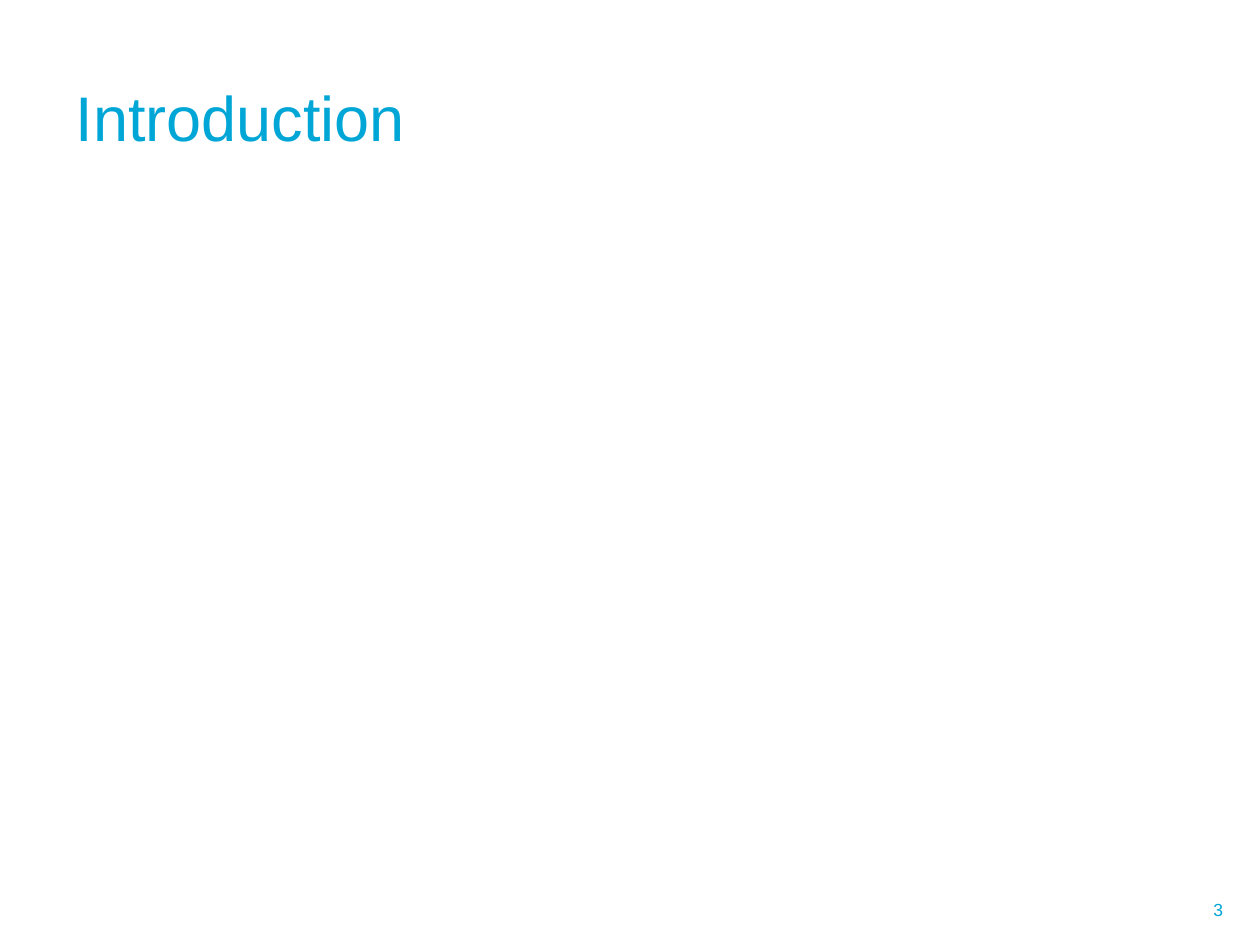
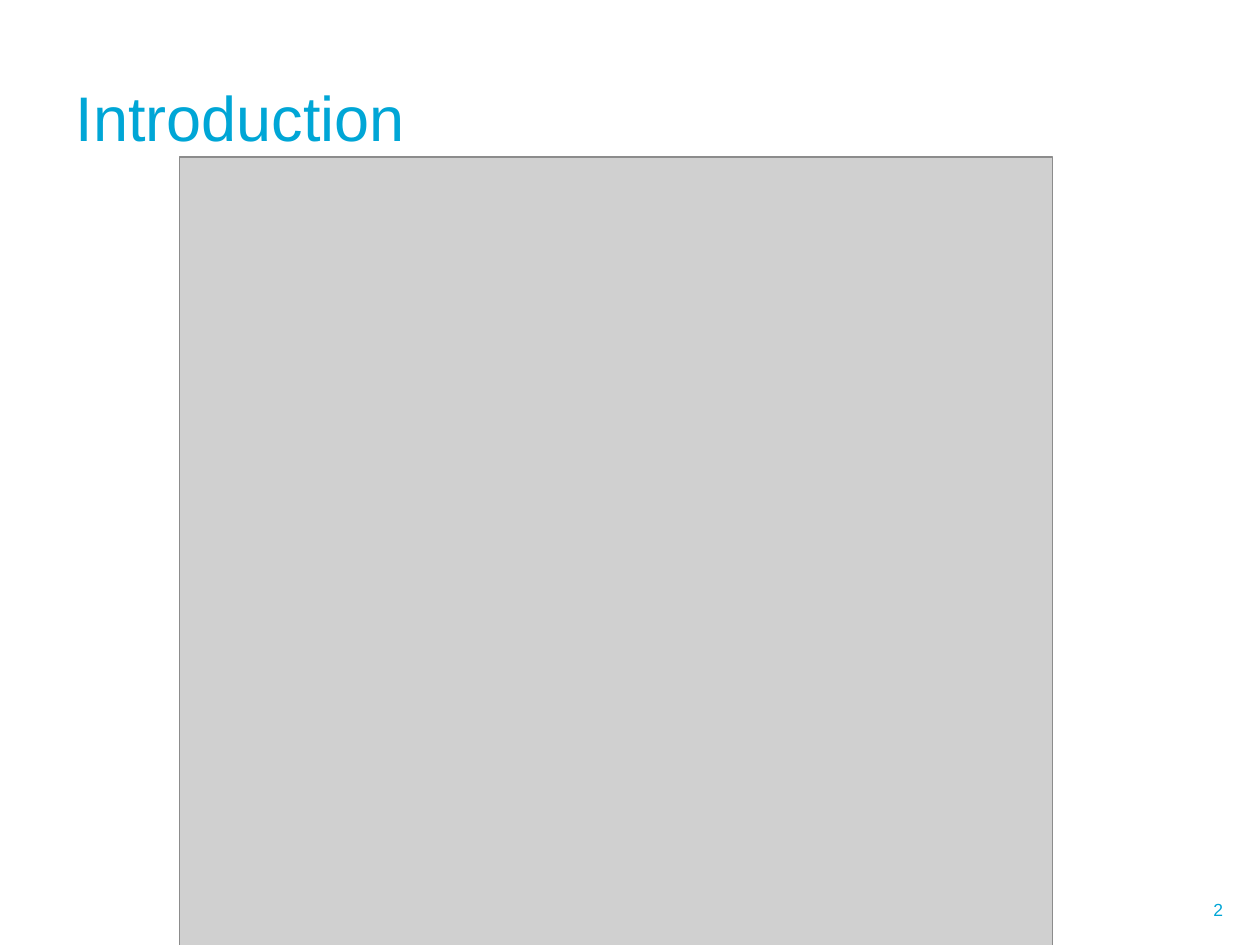
Before and after one commit to wesleyvanderlee/Thesis, a slide deck: slide 2 of Literature/Presentations/Paper presentatie 4 mei.pptx (slide 3 before the commit). Drawn at 1260x945 pixels with LibreOffice and Linux fonts; fonts in the diff are those of the drawing; grey boxes stand for pictures; background and template pictures are left out. Boxes give left, top, right and bottom in pixels: in the first picture for what was removed or moved away, otherwise in the second. Text is boxed around its words. In the diff, an @@ line names an element or a change of style, - is before the commit and + after.

```diff
--- a/Literature/Presentations/Paper presentatie 4 mei.pptx
+++ b/Literature/Presentations/Paper presentatie 4 mei.pptx
@@ picture added at [179, 158, 1052, 945] @@
@@ page number at [1213, 903, 1223, 916]: text changed @@
-3
+2
```
Also in this commit, not shown: 5 other slides changed, 1 slide added, 1 slide removed.
